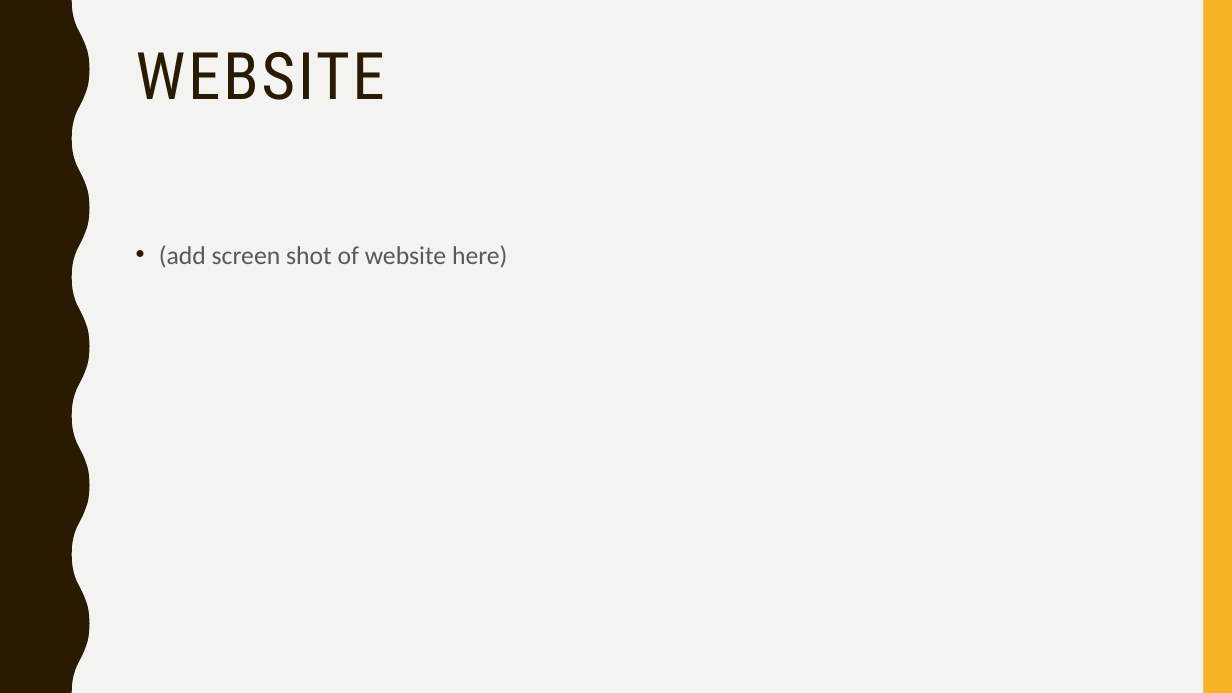
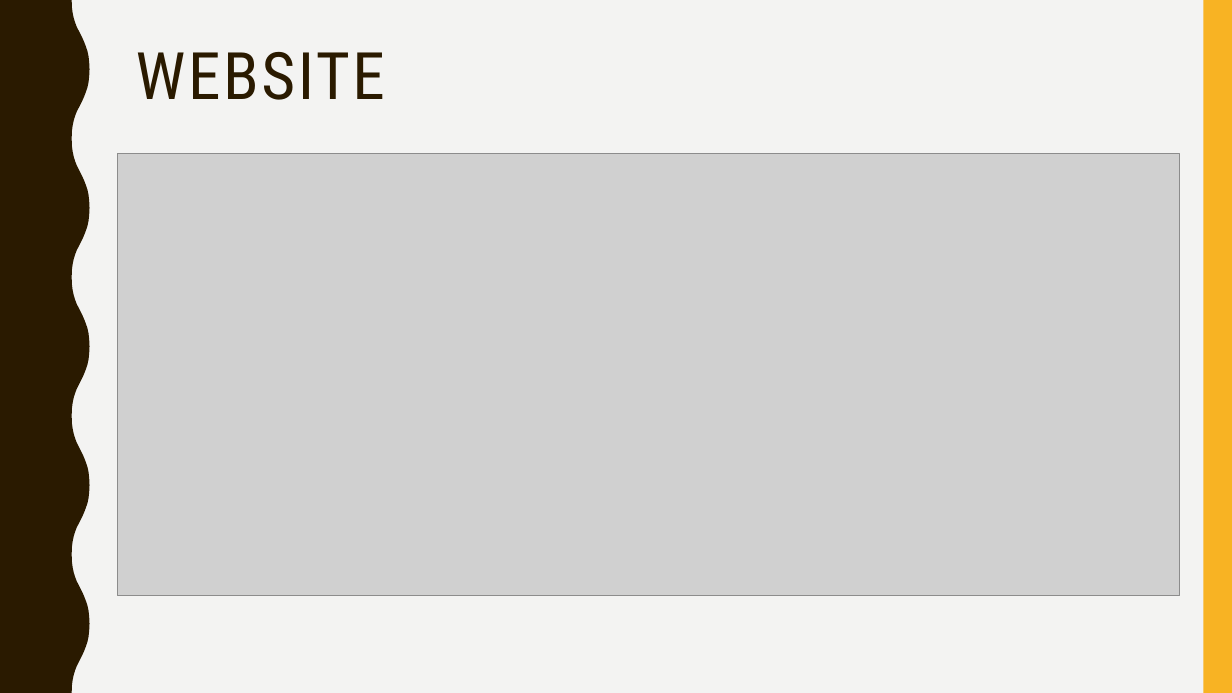
Before and after one commit to LeopoldFrilot/Before-Dark-Repo, a slide deck: slide 18 of VGD_Presentation.pptx. Drawn at 1232x693 pixels with LibreOffice and Linux fonts; fonts in the diff are those of the drawing; grey boxes stand for pictures. Boxes give left, top, right and bottom in pixels: in the first picture for what was removed or moved away, otherwise in the second. Text is boxed around its words. In the diff, an @@ line names an element or a change of style, - is before the commit and + after.

```diff
--- a/VGD_Presentation.pptx
+++ b/VGD_Presentation.pptx
@@ picture added at box(117, 153, 1180, 596) @@
@@ text removed at box(159, 245, 507, 267) @@
-• (add screen shot of website here)
```
Also in this commit, not shown: 9 other files.
